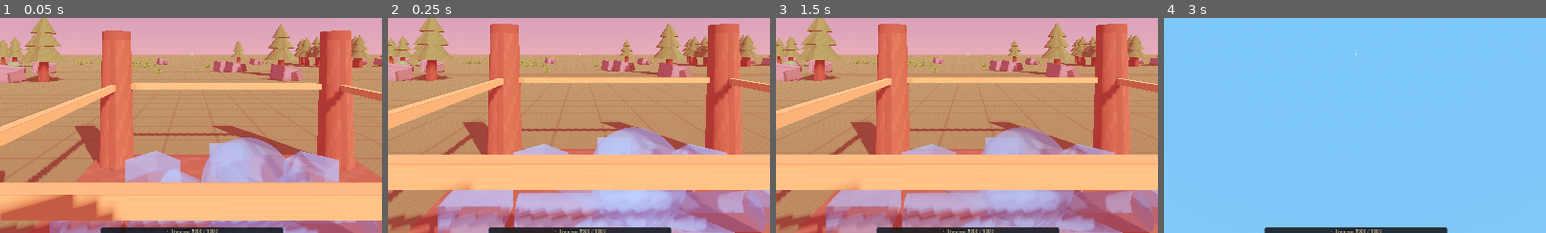
Above: before the commit, frames 1-4 (left to right).
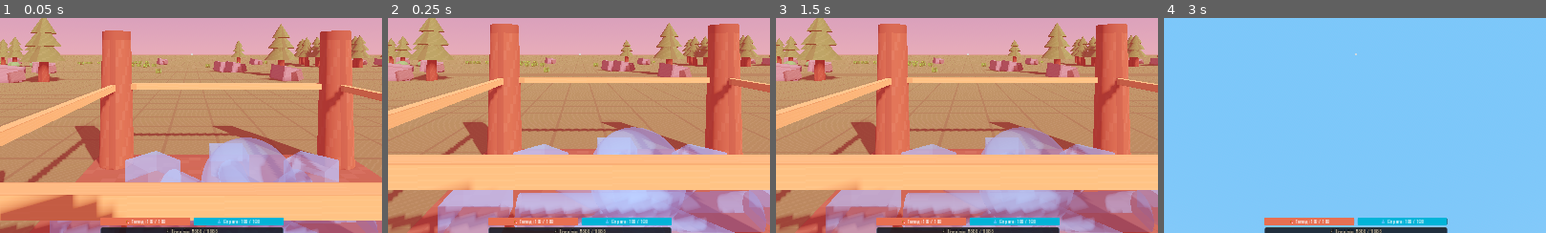
Above: after the commit, the same moments.

Repository: oksesaneka22/saecula_2
Game: Godot game, scene res://src/core/Main.tscn
Two runs of this game, one before a commit and one after it. Both use one fixed random seed, a clock stepped at 60 frames per second and the inputs below.
Inputs (mouse positions are % of the whole screen's width and height, from its top left):
- Up to frame 1 (0.05 s): no input
- Up to frame 2 (0.25 s): no input
- Up to frame 3 (1.5 s): click "🔨 Будівництво [B]" at 0.5 s; click "🛠️ Крафт [C]" at 1.25 s
- Up to frame 4 (3 s): click "🎒 Інвентар [I]" at 2 s; tap Enter at 2.75 s; move the mouse to (55, 50) at 2.77 s; hold W (move_up) from 2.78 s (still down); hold E (interact) from 2.78 s (still down); click (55, 50) at 2.92 s
The pictures show only the part of the screen within x 25-75%, y 42-92%; the shares and areas given below are measured in that part.

The runs differ from the first frame. In frame 1, 1.7% of the frame differs, in the area x 26-75%, y 92-97%; in frame 2, 1.7%; in frame 3, 1.7%; in frame 4, 1.6%.
Error in both runs: Invalid call. Nonexistent function 'open' in base 'Control (InventoryUI.gd)'. (res://src/ui/hud/HUDActionBar.gd:57)

Commit message:
added hunger and thirst

Diff:
--- a/src/core/EventBus.gd
+++ b/src/core/EventBus.gd
@@ -37,7 +37,10 @@
 signal player_interacted_with_world(target_node: Node, map_coords: Vector2i)
 
 ## Гравець загинув
-signal player_died
+signal player_died(reason: String)
+
+## Зміна показників виживання гравця (голод та спрага)
+signal player_survival_changed(current_hunger: float, max_hunger: float, current_thirst: float, max_thirst: float)
 
 
 # ------------------------------------------------------------------------------
--- a/src/core/Main.gd
+++ b/src/core/Main.gd
@@ -11,6 +11,7 @@
 const ItemSlotUIScript = preload("res://src/ui/hud/ItemSlotUI.gd")
 const EnergyBarUIScript = preload("res://src/ui/hud/EnergyBarUI.gd")
 const SleepOverlayUIScript = preload("res://src/ui/hud/SleepOverlayUI.gd")
+const SurvivalStatsUIScript = preload("res://src/ui/hud/SurvivalStatsUI.gd")
 
 func _ready() -> void:
 	# Підписуємося на сигнали EventBus для валідації шини
@@ -72,6 +73,9 @@
 
 	# 17. Валідація системи енергії (1000 од., дії, виснаження при 0, шкала EnergyBarUI)
 	_test_player_energy_system()
+
+	# 18. Валідація механік виживання: голод, спрага, пиття води з річки, загибель при 0 та SurvivalStatsUI
+	_test_player_survival_system()
 
 
 func _test_inventory_component(wood: Resource) -> void:
@@ -920,3 +924,90 @@
 	campfire_node.queue_free()
 	player.queue_free()
 	print("[Main] Player energy system, Sleep mechanics & SleepOverlayUI unit tests passed successfully!")
+
+
+func _test_player_survival_system() -> void:
+	print("[Main] Testing hunger, thirst, drinking water and instant death mechanics...")
+	var player = Player3DScene.instantiate()
+	add_child(player)
+	player.global_position = Vector3(15.0, 1.0, 15.0)
+
+	# 1. Початкові значення голоду та спраги
+	assert(player.max_hunger == 100.0, "Max hunger must be 100.0")
+	assert(player.current_hunger == 100.0, "Initial hunger must be 100.0")
+	assert(player.max_thirst == 100.0, "Max thirst must be 100.0")
+	assert(player.current_thirst == 100.0, "Initial thirst must be 100.0")
+
+	# 2. Витрата та відновлення голоду
+	var hunger_ok = player.consume_hunger(25.0)
+	assert(hunger_ok, "consume_hunger should return true")
+	assert(is_equal_approx(player.current_hunger, 75.0), "Hunger should drop to 75.0")
+	player.restore_hunger(15.0)
+	assert(is_equal_approx(player.current_hunger, 90.0), "Hunger should restore to 90.0")
+
+	# 3. Витрата та відновлення спраги
+	var thirst_ok = player.consume_thirst(40.0)
+	assert(thirst_ok, "consume_thirst should return true")
+	assert(is_equal_approx(player.current_thirst, 60.0), "Thirst should drop to 60.0")
+	player.restore_thirst(20.0)
+	assert(is_equal_approx(player.current_thirst, 80.0), "Thirst should restore to 80.0")
+
+	# 4. Вживання ягід відновлює енергію (+25), голод (+15) та спрагу (+5)
+	var berry_res = ItemDatabase.get_item(&"berries")
+	assert(berry_res != null, "ItemDatabase must have berries")
+	player.inventory.add_item(berry_res, 3)
+	player.consume_energy(50.0) # Енергія 950
+	# Симулюємо вибір ягід у слот
+	player.active_hotbar_slot = 0
+	var initial_slot = player.inventory.get_slot(0)
+	var old_item = initial_slot.item
+	var old_count = initial_slot.count
+	initial_slot.item = berry_res
+	initial_slot.count = 2
+
+	var consumed = player._try_consume_food()
+	assert(consumed, "Berries should be consumed on food action")
+	assert(is_equal_approx(player.current_energy, 975.0), "Berries must restore +25 energy")
+	assert(player.current_hunger > 90.0, "Berries must restore +15 hunger")
+	assert(player.current_thirst > 80.0, "Berries must restore +5 thirst")
+
+	# Відновлюємо слот
+	initial_slot.item = old_item
+	initial_slot.count = old_count
+
+	# 5. Пиття води з водойми
+	var water_cell := Vector2i(50, 50)
+	GridManager.register_water_cell(water_cell)
+	player.global_position = GridManager.map_to_world_3d(water_cell, 1.0)
+	assert(player.is_looking_at_water(), "Player at water cell must detect water")
+	player.current_thirst = 50.0
+	var drank = player._try_drink_water()
+	assert(drank, "Drinking near water cell must succeed")
+	assert(is_equal_approx(player.current_thirst, 80.0), "Drinking water restores +30 thirst")
+	GridManager.unregister_water_cell(water_cell)
+
+	# 6. Миттєва смерть при нульовому голоді
+	player.spawn_position = Vector3(10.0, 1.0, 10.0)
+	player.current_hunger = 2.0
+	player.consume_hunger(5.0) # падає до 0 -> die("голоду") -> respawn()
+	assert(is_equal_approx(player.current_hunger, 100.0), "Respawn must restore hunger to 100.0")
+	assert(is_equal_approx(player.current_thirst, 100.0), "Respawn must restore thirst to 100.0")
+	assert(is_equal_approx(player.current_energy, 1000.0), "Respawn must restore energy to 1000.0")
+
+	# 7. Миттєва смерть при нульовій спразі
+	player.current_thirst = 3.0
+	player.consume_thirst(10.0) # падає до 0 -> die("спраги") -> respawn()
+	assert(is_equal_approx(player.current_hunger, 100.0), "Respawn must restore hunger to 100.0")
+	assert(is_equal_approx(player.current_thirst, 100.0), "Respawn must restore thirst to 100.0")
+
+	# 8. Валідація інтерфейсу SurvivalStatsUI
+	var survival_ui = SurvivalStatsUIScript.new()
+	add_child(survival_ui)
+	assert(survival_ui.mouse_filter == Control.MOUSE_FILTER_IGNORE, "SurvivalStatsUI must not block mouse clicks")
+	assert(survival_ui.has_node("HBox"), "SurvivalStatsUI must contain HBox container")
+	assert(survival_ui.has_node("HBox/HungerContainer"), "SurvivalStatsUI must contain HungerContainer")
+	assert(survival_ui.has_node("HBox/ThirstContainer"), "SurvivalStatsUI must contain ThirstContainer")
+	survival_ui.queue_free()
+
+	player.queue_free()
+	print("[Main] Hunger, thirst, drinking water and instant death mechanics unit tests passed successfully!")
--- a/src/entities3d/player/Player3D.gd
+++ b/src/entities3d/player/Player3D.gd
@@ -8,6 +8,9 @@
 signal active_slot_changed(slot_index: int)
 signal player_interacted(target: Node)
 signal energy_changed(current: float, max_val: float)
+signal hunger_changed(current: float, max_val: float)
+signal thirst_changed(current: float, max_val: float)
+signal player_died(reason: String)
 
 @export var walk_speed: float = 5.0
 @export var sprint_speed: float = 7.5
@@ -24,6 +27,17 @@
 @export var place_block_energy_cost: float = 3.0
 @export var rest_regen_rate: float = 0.0
 
+## Параметри системи виживання: голод та спрага (0-100)
+@export var max_hunger: float = 100.0
+@export var current_hunger: float = 100.0
+@export var hunger_drain_per_sec: float = 0.05 ## ~100 од. за 33 хв
+
+@export var max_thirst: float = 100.0
+@export var current_thirst: float = 100.0
+@export var thirst_drain_per_sec: float = 0.08 ## ~100 од. за 20 хв
+
+var is_dead: bool = false
+var spawn_position: Vector3 = Vector3.ZERO
 var gravity: float = 18.0
 var is_active: bool = true
 var is_sleeping: bool = false
@@ -56,9 +70,14 @@
 		EventBus.hotbar_slot_selected.connect(_on_hotbar_slot_selected)
 		EventBus.day_passed.connect(func(_day): restore_energy(max_energy))
 
+	spawn_position = global_position
 	energy_changed.emit(current_energy, max_energy)
+	hunger_changed.emit(current_hunger, max_hunger)
+	thirst_changed.emit(current_thirst, max_thirst)
 	if EventBus != null:
 		EventBus.player_stats_changed.emit(100.0, 100.0, current_energy, max_energy)
+		if EventBus.has_signal("player_survival_changed"):
+			EventBus.player_survival_changed.emit(current_hunger, max_hunger, current_thirst, max_thirst)
 
 	# Надаємо гравцю стартовий комплект інструментів та матеріалів:
 	# Слот 1 (Wood) та Слот 2 (Stone) для миттєвого тестування будівництва на ПКМ!
@@ -137,15 +156,18 @@
 			get_viewport().set_input_as_handled()
 			return
 
-	# Вживання їжі (ягоди на ПКМ) або встановлення воксельного блоку (ПКМ як у Minecraft)
+	# Вживання їжі (ягоди на ПКМ), пиття води або встановлення блоку (ПКМ)
 	if event.is_action_pressed("secondary_action"):
-		if Input.mouse_mode == Input.MOUSE_MODE_CAPTURED and not is_sleeping:
+		if Input.mouse_mode == Input.MOUSE_MODE_CAPTURED and not is_sleeping and not is_dead:
 			if _try_consume_food():
 				get_viewport().set_input_as_handled()
 				return
 			if _try_place_block():
 				get_viewport().set_input_as_handled()
 				return
+			if _try_drink_water():
+				get_viewport().set_input_as_handled()
+				return
 
 	# Взаємодія / Збір ресурсів / Будівництво / Сон біля вогнища (ЛКМ або клавіша E як взаємодія зі стореджом)
 	if event.is_action_pressed("primary_action") or event.is_action_pressed("interact"):
@@ -159,6 +181,11 @@
 	if not is_active:
 		return
 
+	# Пасивне споживання голоду та спраги з часом
+	if not is_sleeping and not is_dead:
+		consume_hunger(hunger_drain_per_sec * delta)
+		consume_thirst(thirst_drain_per_sec * delta)
+
 	# Гравітація
 	if not is_on_floor():
 		velocity.y -= gravity * delta
@@ -202,9 +229,14 @@
 	if current_energy <= 0.0:
 		return false
 	current_energy = maxf(0.0, current_energy - amount)
+	spawn_position = global_position
 	energy_changed.emit(current_energy, max_energy)
+	hunger_changed.emit(current_hunger, max_hunger)
+	thirst_changed.emit(current_thirst, max_thirst)
 	if EventBus != null:
 		EventBus.player_stats_changed.emit(100.0, 100.0, current_energy, max_energy)
+		if EventBus.has_signal("player_survival_changed"):
+			EventBus.player_survival_changed.emit(current_hunger, max_hunger, current_thirst, max_thirst)
 	return true
 
 
@@ -213,14 +245,132 @@
 	if current_energy >= max_energy:
 		return
 	current_energy = minf(max_energy, current_energy + amount)
+	spawn_position = global_position
 	energy_changed.emit(current_energy, max_energy)
+	hunger_changed.emit(current_hunger, max_hunger)
+	thirst_changed.emit(current_thirst, max_thirst)
 	if EventBus != null:
 		EventBus.player_stats_changed.emit(100.0, 100.0, current_energy, max_energy)
+		if EventBus.has_signal("player_survival_changed"):
+			EventBus.player_survival_changed.emit(current_hunger, max_hunger, current_thirst, max_thirst)
 
 
 ## Перевіряє наявність достатньої кількості енергії
 func has_energy(amount: float) -> bool:
 	return current_energy >= amount
+
+
+## Зменшує рівень голоду. При досягненні 0 спричиняє миттєву смерть.
+func consume_hunger(amount: float) -> bool:
+	if is_dead:
+		return false
+	current_hunger = maxf(current_hunger - amount, 0.0)
+	hunger_changed.emit(current_hunger, max_hunger)
+	if EventBus != null and EventBus.has_signal("player_survival_changed"):
+		EventBus.player_survival_changed.emit(current_hunger, max_hunger, current_thirst, max_thirst)
+	if current_hunger <= 0.0:
+		die("голоду")
+		return false
+	return true
+
+
+## Відновлює рівень голоду
+func restore_hunger(amount: float) -> void:
+	if is_dead:
+		return
+	current_hunger = minf(current_hunger + amount, max_hunger)
+	hunger_changed.emit(current_hunger, max_hunger)
+	if EventBus != null and EventBus.has_signal("player_survival_changed"):
+		EventBus.player_survival_changed.emit(current_hunger, max_hunger, current_thirst, max_thirst)
+
+
+## Зменшує рівень спраги. При досягненні 0 спричиняє миттєву смерть.
+func consume_thirst(amount: float) -> bool:
+	if is_dead:
+		return false
+	current_thirst = maxf(current_thirst - amount, 0.0)
+	thirst_changed.emit(current_thirst, max_thirst)
+	if EventBus != null and EventBus.has_signal("player_survival_changed"):
+		EventBus.player_survival_changed.emit(current_hunger, max_hunger, current_thirst, max_thirst)
+	if current_thirst <= 0.0:
+		die("спраги")
+		return false
+	return true
+
+
+## Відновлює рівень спраги
+func restore_thirst(amount: float) -> void:
+	if is_dead:
+		return
+	current_thirst = minf(current_thirst + amount, max_thirst)
+	thirst_changed.emit(current_thirst, max_thirst)
+	if EventBus != null and EventBus.has_signal("player_survival_changed"):
+		EventBus.player_survival_changed.emit(current_hunger, max_hunger, current_thirst, max_thirst)
+
+
+## Перевіряє, чи гравець дивиться на воду або знаходиться поруч із водоймою
+func is_looking_at_water() -> bool:
+	if GridManager == null:
+		return false
+	if interact_ray != null and interact_ray.is_colliding():
+		var hit_pos: Vector3 = interact_ray.get_collision_point()
+		var hit_cell: Vector2i = GridManager.world_to_map_3d(hit_pos)
+		if GridManager.is_water_cell(hit_cell):
+			return true
+	if fps_camera != null:
+		var cam_forward: Vector3 = -fps_camera.global_transform.basis.z
+		for dist in [1.5, 3.0, 4.5]:
+			var check_pos: Vector3 = fps_camera.global_position + cam_forward * dist
+			var cell: Vector2i = GridManager.world_to_map_3d(check_pos)
+			if GridManager.is_water_cell(cell):
+				return true
+	var p_cell: Vector2i = GridManager.world_to_map_3d(global_position)
+	if GridManager.is_water_cell(p_cell) or GridManager.is_near_water(p_cell, 1):
+		return true
+	return false
+
+
+## Спроба попити води з водойми
+func _try_drink_water() -> bool:
+	if not is_looking_at_water():
+		return false
+	if current_thirst >= max_thirst:
+		return false
+	restore_thirst(30.0)
+	_play_swing_animation()
+	print("[Player3D] 💧 Ви випили свіжої води з водойми. Спрага: %.1f / %.1f" % [current_thirst, max_thirst])
+	return true
+
+
+## Миттєва загибель гравця при виснаженні голоду або спраги
+func die(reason: String = "") -> void:
+	if is_dead:
+		return
+	is_dead = true
+	velocity = Vector3.ZERO
+	print("[Player3D] 💀 Гравець загинув від %s!" % reason)
+	if EventBus != null and EventBus.has_signal("player_died"):
+		EventBus.player_died.emit(reason)
+	player_died.emit(reason)
+	respawn()
+
+
+## Відродження гравця на точці спавну з повними запасами сил
+func respawn() -> void:
+	global_position = spawn_position
+	velocity = Vector3.ZERO
+	current_energy = max_energy
+	current_hunger = max_hunger
+	current_thirst = max_thirst
+	is_dead = false
+	energy_changed.emit(current_energy, max_energy)
+	hunger_changed.emit(current_hunger, max_hunger)
+	thirst_changed.emit(current_thirst, max_thirst)
+	if EventBus != null:
+		EventBus.player_stats_changed.emit(100.0, 100.0, current_energy, max_energy)
+		if EventBus.has_signal("player_survival_changed"):
+			EventBus.player_survival_changed.emit(current_hunger, max_hunger, current_thirst, max_thirst)
+	print("[Player3D] 🔄 Гравець відродився на базі! Усі характеристики відновлено.")
 
 
 func _show_energy_warning() -> void:
@@ -231,13 +381,16 @@
 
 func _try_consume_food() -> bool:
 	var active_item_id: StringName = _get_active_item_id()
-	if active_item_id == &"berries" and current_energy < max_energy:
-		if inventory != null and inventory.get_item_count(&"berries") > 0:
-			if inventory.remove_item(&"berries", 1):
-				restore_energy(25.0)
-				_play_swing_animation()
-				print("[Player3D] З'їдено ягоди! Енергію відновлено: +25 (%d/%d)" % [int(current_energy), int(max_energy)])
-				return true
+	if active_item_id == &"berries":
+		if current_energy < max_energy or current_hunger < max_hunger or current_thirst < max_thirst:
+			if inventory != null and inventory.get_item_count(&"berries") > 0:
+				if inventory.remove_item(&"berries", 1):
+					restore_energy(25.0)
+					restore_hunger(15.0)
+					restore_thirst(5.0)
+					_play_swing_animation()
+					print("[Player3D] 🍓 З'їдено ягоди! Енергія: +25, Голод: +15, Спрага: +5")
+					return true
 	return false
 
 
@@ -465,9 +618,14 @@
 	if fps_camera != null:
 		fps_camera.position = Vector3.ZERO
 		fps_camera.rotation = Vector3.ZERO
+	spawn_position = global_position
 	energy_changed.emit(current_energy, max_energy)
+	hunger_changed.emit(current_hunger, max_hunger)
+	thirst_changed.emit(current_thirst, max_thirst)
 	if EventBus != null:
 		EventBus.player_stats_changed.emit(100.0, 100.0, current_energy, max_energy)
+		if EventBus.has_signal("player_survival_changed"):
+			EventBus.player_survival_changed.emit(current_hunger, max_hunger, current_thirst, max_thirst)
 		if EventBus.has_signal("player_sleep_finished"):
 			EventBus.player_sleep_finished.emit()
 
--- a/src/ui/hud/HUD.tscn
+++ b/src/ui/hud/HUD.tscn
@@ -10,6 +10,7 @@
 [ext_resource type="PackedScene" uid="uid://saecula_storage_ui" path="res://src/ui/storage/StorageUI.tscn" id="7_storage"]
 [ext_resource type="Script" path="res://src/ui/hud/HUDActionBar.gd" id="8_actionbar"]
 [ext_resource type="Script" path="res://src/ui/hud/SleepOverlayUI.gd" id="10_sleep"]
+[ext_resource type="Script" path="res://src/ui/hud/SurvivalStatsUI.gd" id="11_survival"]
 
 [sub_resource type="StyleBoxFlat" id="StyleBoxFlat_banner"]
 bg_color = Color(0.08, 0.1, 0.12, 0.75)
@@ -61,6 +62,22 @@
 theme_override_font_sizes/font_size = 14
 horizontal_alignment = 1
 vertical_alignment = 1
+
+[node name="SurvivalStatsUI" type="Control" parent="."]
+layout_mode = 3
+anchors_preset = 7
+anchor_left = 0.5
+anchor_top = 1.0
+anchor_right = 0.5
+anchor_bottom = 1.0
+offset_left = -230.0
+offset_top = -130.0
+offset_right = 230.0
+offset_bottom = -110.0
+grow_horizontal = 2
+grow_vertical = 0
+mouse_filter = 2
+script = ExtResource("11_survival")
 
 [node name="EnergyBarUI" type="Control" parent="."]
 layout_mode = 3
--- /dev/null
+++ b/src/ui/hud/SurvivalStatsUI.gd
@@ -0,0 +1,226 @@
+class_name SurvivalStatsUI
+extends Control
+
+## SurvivalStatsUI: Дві акуратні шкали показників виживання (Голод та Спрага).
+## Розташовуються прямо над шкалою енергії (EnergyBarUI).
+## Відображають рівень голоду (0-100) та спраги (0-100) з попередженням про виснаження.
+
+@export var max_hunger: float = 100.0
+@export var current_hunger: float = 100.0
+
+@export var max_thirst: float = 100.0
+@export var current_thirst: float = 100.0
+
+var _display_hunger: float = 100.0
+var _display_thirst: float = 100.0
+
+var _hunger_progress: ProgressBar = null
+var _hunger_label: Label = null
+var _hunger_fill: StyleBoxFlat = null
+
+var _thirst_progress: ProgressBar = null
+var _thirst_label: Label = null
+var _thirst_fill: StyleBoxFlat = null
+
+var _flash_timer: float = 0.0
+
+
+func _ready() -> void:
+	custom_minimum_size = Vector2(460.0, 20.0)
+	mouse_filter = Control.MOUSE_FILTER_IGNORE
+	_setup_ui()
+
+	if EventBus != null:
+		if EventBus.has_signal("player_survival_changed"):
+			EventBus.player_survival_changed.connect(_on_survival_changed)
+
+	var player = get_tree().get_first_node_in_group("player")
+	if player != null:
+		if player.has_signal("hunger_changed"):
+			player.hunger_changed.connect(_on_hunger_changed)
+		if player.has_signal("thirst_changed"):
+			player.thirst_changed.connect(_on_thirst_changed)
+		if "current_hunger" in player and "max_hunger" in player:
+			_on_hunger_changed(player.current_hunger, player.max_hunger)
+		if "current_thirst" in player and "max_thirst" in player:
+			_on_thirst_changed(player.current_thirst, player.max_thirst)
+
+
+func _setup_ui() -> void:
+	var hbox := HBoxContainer.new()
+	hbox.name = "HBox"
+	hbox.set_anchors_preset(Control.PRESET_FULL_RECT)
+	hbox.mouse_filter = Control.MOUSE_FILTER_IGNORE
+	hbox.add_theme_constant_override("separation", 8)
+	add_child(hbox)
+
+	# 1. Смужка голоду (Hunger)
+	var hunger_container := Control.new()
+	hunger_container.name = "HungerContainer"
+	hunger_container.size_flags_horizontal = Control.SIZE_EXPAND_FILL
+	hunger_container.size_flags_vertical = Control.SIZE_FILL
+	hunger_container.mouse_filter = Control.MOUSE_FILTER_IGNORE
+	hbox.add_child(hunger_container)
+
+	var hunger_bg := PanelContainer.new()
+	hunger_bg.set_anchors_preset(Control.PRESET_FULL_RECT)
+	hunger_bg.mouse_filter = Control.MOUSE_FILTER_IGNORE
+	var bg_style_h := StyleBoxFlat.new()
+	bg_style_h.bg_color = Color(0.06, 0.08, 0.11, 0.85)
+	bg_style_h.border_color = Color(0.35, 0.28, 0.22, 0.75)
+	bg_style_h.set_border_width_all(1)
+	bg_style_h.set_corner_radius_all(4)
+	bg_style_h.set_content_margin_all(2.0)
+	hunger_bg.add_theme_stylebox_override("panel", bg_style_h)
+	hunger_container.add_child(hunger_bg)
+
+	_hunger_progress = ProgressBar.new()
+	_hunger_progress.set_anchors_preset(Control.PRESET_FULL_RECT)
+	_hunger_progress.mouse_filter = Control.MOUSE_FILTER_IGNORE
+	_hunger_progress.show_percentage = false
+	_hunger_progress.min_value = 0.0
+	_hunger_progress.max_value = max_hunger
+	_hunger_progress.value = current_hunger
+
+	var empty_bg_h := StyleBoxFlat.new()
+	empty_bg_h.bg_color = Color(0.0, 0.0, 0.0, 0.0)
+	_hunger_progress.add_theme_stylebox_override("background", empty_bg_h)
+
+	_hunger_fill = StyleBoxFlat.new()
+	_hunger_fill.bg_color = Color("e76f51") # Теплий теракотовий
+	_hunger_fill.set_corner_radius_all(3)
+	_hunger_progress.add_theme_stylebox_override("fill", _hunger_fill)
+	hunger_container.add_child(_hunger_progress)
+
+	_hunger_label = Label.new()
+	_hunger_label.set_anchors_preset(Control.PRESET_FULL_RECT)
+	_hunger_label.mouse_filter = Control.MOUSE_FILTER_IGNORE
+	_hunger_label.horizontal_alignment = HORIZONTAL_ALIGNMENT_CENTER
+	_hunger_label.vertical_alignment = VERTICAL_ALIGNMENT_CENTER
+	_hunger_label.add_theme_font_size_override("font_size", 11)
+	_hunger_label.text = "🍖 Голод: %d / %d" % [int(current_hunger), int(max_hunger)]
+	hunger_container.add_child(_hunger_label)
+
+	# 2. Смужка спраги (Thirst)
+	var thirst_container := Control.new()
+	thirst_container.name = "ThirstContainer"
+	thirst_container.size_flags_horizontal = Control.SIZE_EXPAND_FILL
+	thirst_container.size_flags_vertical = Control.SIZE_FILL
+	thirst_container.mouse_filter = Control.MOUSE_FILTER_IGNORE
+	hbox.add_child(thirst_container)
+
+	var thirst_bg := PanelContainer.new()
+	thirst_bg.set_anchors_preset(Control.PRESET_FULL_RECT)
+	thirst_bg.mouse_filter = Control.MOUSE_FILTER_IGNORE
+	var bg_style_t := StyleBoxFlat.new()
+	bg_style_t.bg_color = Color(0.06, 0.08, 0.11, 0.85)
+	bg_style_t.border_color = Color(0.2, 0.32, 0.42, 0.75)
+	bg_style_t.set_border_width_all(1)
+	bg_style_t.set_corner_radius_all(4)
+	bg_style_t.set_content_margin_all(2.0)
+	thirst_bg.add_theme_stylebox_override("panel", bg_style_t)
+	thirst_container.add_child(thirst_bg)
+
+	_thirst_progress = ProgressBar.new()
+	_thirst_progress.set_anchors_preset(Control.PRESET_FULL_RECT)
+	_thirst_progress.mouse_filter = Control.MOUSE_FILTER_IGNORE
+	_thirst_progress.show_percentage = false
+	_thirst_progress.min_value = 0.0
+	_thirst_progress.max_value = max_thirst
+	_thirst_progress.value = current_thirst
+
+	var empty_bg_t := StyleBoxFlat.new()
+	empty_bg_t.bg_color = Color(0.0, 0.0, 0.0, 0.0)
+	_thirst_progress.add_theme_stylebox_override("background", empty_bg_t)
+
+	_thirst_fill = StyleBoxFlat.new()
+	_thirst_fill.bg_color = Color("00b4d8") # Водяний бірюзовий
+	_thirst_fill.set_corner_radius_all(3)
+	_thirst_progress.add_theme_stylebox_override("fill", _thirst_fill)
+	thirst_container.add_child(_thirst_progress)
+
+	_thirst_label = Label.new()
+	_thirst_label.set_anchors_preset(Control.PRESET_FULL_RECT)
+	_thirst_label.mouse_filter = Control.MOUSE_FILTER_IGNORE
+	_thirst_label.horizontal_alignment = HORIZONTAL_ALIGNMENT_CENTER
+	_thirst_label.vertical_alignment = VERTICAL_ALIGNMENT_CENTER
+	_thirst_label.add_theme_font_size_override("font_size", 11)
+	_thirst_label.text = "💧 Спрага: %d / %d" % [int(current_thirst), int(max_thirst)]
+	thirst_container.add_child(_thirst_label)
+
+
+func _process(delta: float) -> void:
+	# Плавне підтягування значень ProgressBar
+	_display_hunger = lerpf(_display_hunger, current_hunger, delta * 8.0)
+	if _hunger_progress != null:
+		_hunger_progress.value = _display_hunger
+
+	_display_thirst = lerpf(_display_thirst, current_thirst, delta * 8.0)
+	if _thirst_progress != null:
+		_thirst_progress.value = _display_thirst
+
+	_flash_timer += delta
+
+	# Оновлення кольору та напису голоду
+	_update_hunger_display()
+	# Оновлення кольору та напису спраги
+	_update_thirst_display()
+
+
+func _update_hunger_display() -> void:
+	if _hunger_label == null or _hunger_fill == null:
+		return
+
+	var ratio: float = current_hunger / max_hunger if max_hunger > 0.0 else 0.0
+	if current_hunger <= 0.0:
+		_hunger_label.text = "💀 ГОЛОДНА СМЕРТЬ!"
+		_hunger_fill.bg_color = Color("780000")
+	elif ratio < 0.2:
+		var flash: float = (sin(_flash_timer * 8.0) + 1.0) * 0.5
+		_hunger_fill.bg_color = Color("e76f51").lerp(Color("d90429"), flash)
+		_hunger_label.text = "⚠️ ГОЛОД: %d / %d" % [int(ceil(current_hunger)), int(max_hunger)]
+	else:
+		_hunger_fill.bg_color = Color("e76f51")
+		_hunger_label.text = "🍖 Голод: %d / %d" % [int(ceil(current_hunger)), int(max_hunger)]
+
+
+func _update_thirst_display() -> void:
+	if _thirst_label == null or _thirst_fill == null:
+		return
+
+	var ratio: float = current_thirst / max_thirst if max_thirst > 0.0 else 0.0
+	if current_thirst <= 0.0:
+		_thirst_label.text = "💀 ЗНЕВОДНЕННЯ!"
+		_thirst_fill.bg_color = Color("03045e")
+	elif ratio < 0.2:
+		var flash: float = (sin(_flash_timer * 8.0) + 1.0) * 0.5
+		_thirst_fill.bg_color = Color("00b4d8").lerp(Color("d90429"), flash)
+		_thirst_label.text = "⚠️ СПРАГА: %d / %d" % [int(ceil(current_thirst)), int(max_thirst)]
+	else:
+		_thirst_fill.bg_color = Color("00b4d8")
+		_thirst_label.text = "💧 Спрага: %d / %d" % [int(ceil(current_thirst)), int(max_thirst)]
+
+
+func _on_survival_changed(p_hunger: float, p_max_hunger: float, p_thirst: float, p_max_thirst: float) -> void:
+	max_hunger = p_max_hunger
+	current_hunger = p_hunger
+	max_thirst = p_max_thirst
+	current_thirst = p_thirst
+	if _hunger_progress != null:
+		_hunger_progress.max_value = max_hunger
+	if _thirst_progress != null:
+		_thirst_progress.max_value = max_thirst
+
+
+func _on_hunger_changed(val: float, max_val: float) -> void:
+	current_hunger = val
+	max_hunger = max_val
+	if _hunger_progress != null:
+		_hunger_progress.max_value = max_val
+
+
+func _on_thirst_changed(val: float, max_val: float) -> void:
+	current_thirst = val
+	max_thirst = max_val
+	if _thirst_progress != null:
+		_thirst_progress.max_value = max_val
Not shown: 1 places in src/ui/hud/HUD.tscn that only renumber resources
Not shown, changed: CHANGES.md
Not shown, changed: Documentation.md
Not shown, changed: WORKLIST.md
